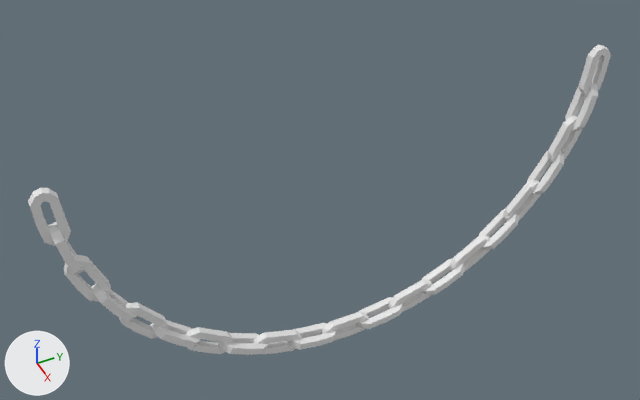
The Blender file Models/GroupD/Factory Kit/Factory Decoration/Chains/FD-001 CurvedChains.blend as it was, and as the next commit left it.
Camera for both pictures: a 50 mm lens placed at (7.46, -7.39, 5.71), pointed at (-0.39, -3.7, -1.13). The axes (+X, +Y, +Z) are drawn at lower left. The lights are the same throughout.

The scene before the commit, as lines of its bpy script (objects in view):
```python
me_cube = bpy.data.meshes.new('Cube')
me_cube.from_pydata(...)  # 1008 vertices, 1050 faces; spans x -3.0..3.0, y -2.8..141.4, z 0.0..72.2
me_cube.materials.append(mat_material)  # white #e7e7e7
ob_fd_001_curvedchain = bpy.data.objects.new('FD-001-CurvedChain', me_cube)
ob_fd_001_curvedchain.location = (0.0, -0.001, 0.35)
ob_fd_001_curvedchain.scale = (-0.05, -0.05, -0.05)
```
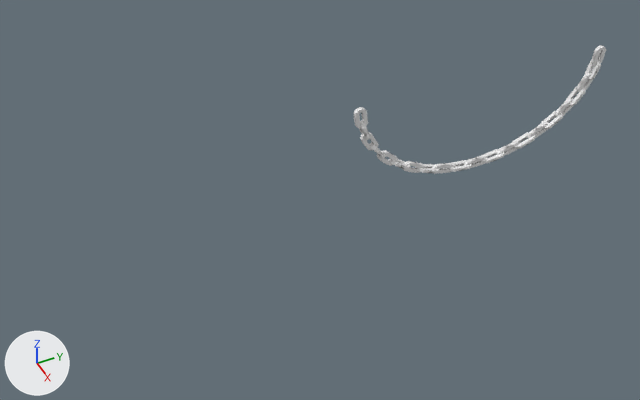
Boxes [x1, y1, x2, y2] around the edits, measured in the pictures (640 x 400 px; the box of a moved part takes in the faces that stretch with it):
'FD-001-CurvedChain', reshaped, rescaled (57% narrower, 58% shorter): before [28, 45, 611, 355]; after [354, 45, 606, 174]
part 1 of me_cube, moved or reshaped: before [579, 45, 611, 96]; after [591, 45, 606, 66]
part 2 of me_cube, moved or reshaped: before [565, 82, 598, 131]; after [585, 59, 601, 79]
part 3 of me_cube, moved or reshaped: before [548, 115, 582, 162]; after [576, 72, 593, 92]
part 4 of me_cube, moved or reshaped: before [527, 150, 565, 195]; after [566, 86, 586, 106]
part 5 of me_cube, moved or reshaped: before [503, 180, 541, 221]; after [554, 98, 574, 117]
part 6 of me_cube, moved or reshaped: before [478, 209, 520, 250]; after [542, 111, 564, 129]
part 7 of me_cube, moved or reshaped: before [450, 235, 490, 272]; after [527, 122, 549, 138]
part 8 of me_cube, moved or reshaped: before [422, 259, 465, 295]; after [513, 132, 536, 149]
part 9 of me_cube, moved or reshaped: before [388, 279, 433, 313]; after [496, 141, 520, 156]
part 10 of me_cube, moved or reshaped: before [357, 297, 403, 329]; after [480, 149, 505, 163]
part 11 of me_cube, moved or reshaped: before [321, 311, 369, 341]; after [463, 155, 487, 168]
part 12 of me_cube, moved or reshaped: before [288, 323, 336, 350]; after [447, 160, 472, 172]
part 13 of me_cube, moved or reshaped: before [253, 329, 302, 354]; after [431, 163, 456, 174]
part 14 of me_cube, moved or reshaped: before [217, 333, 268, 355]; after [415, 164, 440, 173]
part 15 of me_cube, moved or reshaped: before [184, 327, 234, 354]; after [402, 161, 425, 173]
part 16 of me_cube, moved or reshaped: before [150, 320, 200, 348]; after [389, 158, 411, 170]
part 17 of me_cube, moved or reshaped: before [119, 302, 168, 339]; after [377, 150, 398, 166]
part 18 of me_cube, moved or reshaped: before [91, 284, 137, 323]; after [369, 142, 386, 159]
part 19 of me_cube, moved or reshaped: before [64, 255, 111, 301]; after [360, 132, 379, 151]
part 20 of me_cube, moved or reshaped: before [48, 222, 84, 275]; after [359, 120, 371, 140]
part 21 of me_cube, moved or reshaped: before [28, 188, 71, 246]; after [354, 107, 368, 129]

Edits to the bpy script that builds the scene:
```text
Change me_cube:
    where me_cube.from_pydata(...)  # 1008 vertices, 1050 faces; spans x -3.0..3.0, y -2.8..141.4, z 0.0..72.2
    used by ob_fd_001_curvedchain; location = (0.0, -0.001, 0.35); scale = (-0.05, -0.05, -0.05)
    me_cube part 1: the loose piece of 48 vertices spanning x -1.0..1.0, y -2.8..3.8, z 0.0..13.9 is turned -0.2 degrees about the x axis through the mesh origin and scaled by 4.55
    me_cube part 2: the loose piece of 48 vertices spanning x -3.0..3.0, y -0.2..5.1, z 10.0..24.1 is turned -0.2 degrees about the x axis through its middle and scaled by 4.55, then moved by (0.0, 8.5, 58.6)
    me_cube part 3: the loose piece of 48 vertices spanning x -1.0..1.0, y 1.0..9.9, z 20.2..33.3 is scaled about its middle by (4.55, 4.56, 4.54), then moved by (0.0, 18.6, 91.0)
    me_cube part 4: the loose piece of 48 vertices spanning x -3.0..3.0, y 5.8..14.7, z 29.3..42.2 is scaled about its middle by 4.55, then moved by (0.0, 34.9, 121.3)
    me_cube part 5: the loose piece of 48 vertices spanning x -1.0..1.0, y 10.7..21.3, z 38.2..50.0 is scaled about its middle by 4.55, then moved by (0.0, 54.3, 149.4)
    me_cube part 6: the loose piece of 48 vertices spanning x -3.0..3.0, y 17.3..29.0, z 45.9..56.8 is scaled about its middle by 4.55, then moved by (0.0, 78.2, 173.7)
    me_cube part 7: the loose piece of 48 vertices spanning x -1.0..1.0, y 24.9..37.3, z 52.8..62.7 is scaled about its middle by (4.55, 4.54, 4.56), then moved by (0.0, 104.9, 195.4)
    me_cube part 8: the loose piece of 48 vertices spanning x -3.0..3.0, y 33.3..46.8, z 58.6..66.4 is scaled about its middle by (4.55, 4.54, 4.57), then moved by (0.0, 134.8, 211.4)
    me_cube part 9: the loose piece of 48 vertices spanning x -1.0..1.0, y 42.8..56.3, z 62.2..70.4 is turned 0.2 degrees about the x axis through its middle and scaled by 4.55, then moved by (0.0, 166.9, 224.3)
    me_cube part 10: the loose piece of 48 vertices spanning x -3.0..3.0, y 52.4..66.5, z 66.3..70.2 is turned 0.3 degrees about the x axis through its middle and scaled by 4.55, then moved by (0.0, 200.0, 231.0)
    me_cube part 11: the loose piece of 48 vertices spanning x -1.0..1.0, y 62.7..76.7, z 66.2..72.2 is turned 0.4 degrees about the x axis through its middle and scaled by 4.55, then moved by (0.0, 234.3, 234.6)
    me_cube part 12: the loose piece of 48 vertices spanning x -3.0..3.0, y 72.9..87.0, z 66.1..70.2 is turned 0.4 degrees about the x axis through its middle and scaled by 4.55, then moved by (0.0, 268.7, 231.2)
    me_cube part 13: the loose piece of 48 vertices spanning x -1.0..1.0, y 83.1..96.5, z 61.9..70.2 is turned 0.5 degrees about the x axis through its middle and scaled by 4.55, then moved by (0.0, 301.8, 224.6)
    me_cube part 14: the loose piece of 48 vertices spanning x -3.0..3.0, y 92.6..106.0, z 58.2..66.0 is turned 0.6 degrees about the x axis through its middle and scaled by 4.55, then moved by (0.0, 333.9, 211.7)
    me_cube part 15: the loose piece of 48 vertices spanning x -1.0..1.0, y 102.0..114.3, z 52.3..62.2 is turned 0.6 degrees about the x axis through its middle and scaled by 4.55, then moved by (0.0, 363.9, 195.8)
    me_cube part 16: the loose piece of 48 vertices spanning x -3.0..3.0, y 110.2..121.9, z 45.3..56.2 is turned 0.7 degrees about the x axis through its middle and scaled by 4.55, then moved by (0.0, 390.7, 174.3)
    me_cube part 17: the loose piece of 48 vertices spanning x -1.0..1.0, y 117.8..128.3, z 37.4..49.4 is turned 0.7 degrees about the x axis through its middle and scaled by 4.55, then moved by (0.0, 414.7, 150.0)
    me_cube part 18: the loose piece of 48 vertices spanning x -3.0..3.0, y 124.3..133.1, z 28.5..41.5 is turned 0.8 degrees about the x axis through its middle and scaled by 4.55, then moved by (0.0, 434.2, 122.1)
    me_cube part 19: the loose piece of 48 vertices spanning x -1.0..1.0, y 129.0..137.8, z 19.3..32.5 is turned 0.8 degrees about the x axis through its middle and scaled by 4.55, then moved by (0.0, 450.6, 91.8)
    me_cube part 20: the loose piece of 48 vertices spanning x -3.0..3.0, y 133.7..138.9, z 9.2..23.2 is turned 0.9 degrees about the x axis through its middle and scaled by 4.55, then moved by (0.0, 460.8, 59.4)
    me_cube part 21: the loose piece of 48 vertices spanning x -1.0..1.0, y 134.7..141.4, z 0.0..13.9 is turned 0.2 degrees about the x axis through its middle and scaled by 4.55, then moved by (0.0, 467.7, 24.6)
Change ob_fd_001_curvedchain:
    ob_fd_001_curvedchain.scale: (-0.05, -0.05, -0.05) -> (-0.00556, -0.00556, -0.00415)
```
